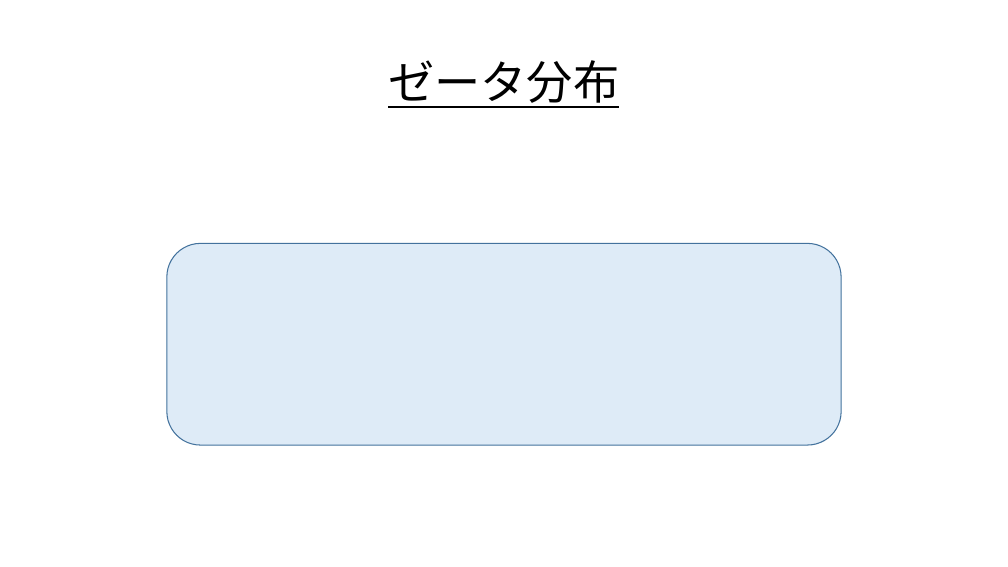
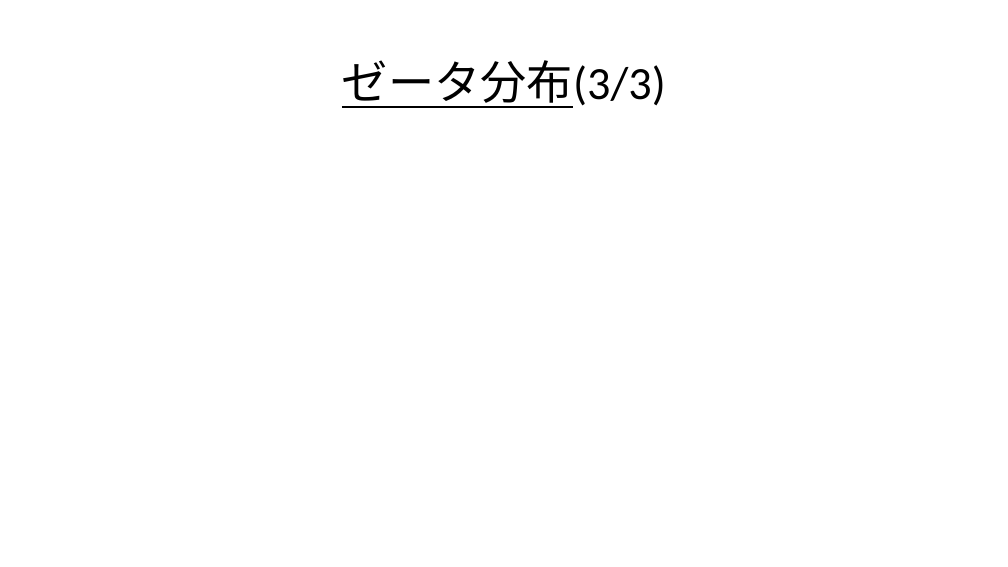
Before and after one commit to Ryo-KATAYAMA/Senior_Project, a slide deck: slide 43 of Chapter4_2.pptx (slide 25 before the commit). Drawn at 1008x567 pixels with LibreOffice and Linux fonts; fonts in the diff are those of the drawing; grey boxes stand for pictures. Boxes give left, top, right and bottom in pixels: in the first picture for what was removed or moved away, otherwise in the second. Text is boxed around its words. In the diff, an @@ line names an element or a change of style, - is before the commit and + after.

```diff
--- a/Chapter4_2.pptx
+++ b/Chapter4_2.pptx
@@ title at [342, 60, 666, 108]: text changed @@
-ゼータ分布
+ゼータ分布(3/3)
@@ rounded rectangle removed at [167, 243, 842, 445] @@
```
Also in this commit, not shown: 5 other slides changed, 24 slides added, 8 slides removed.
